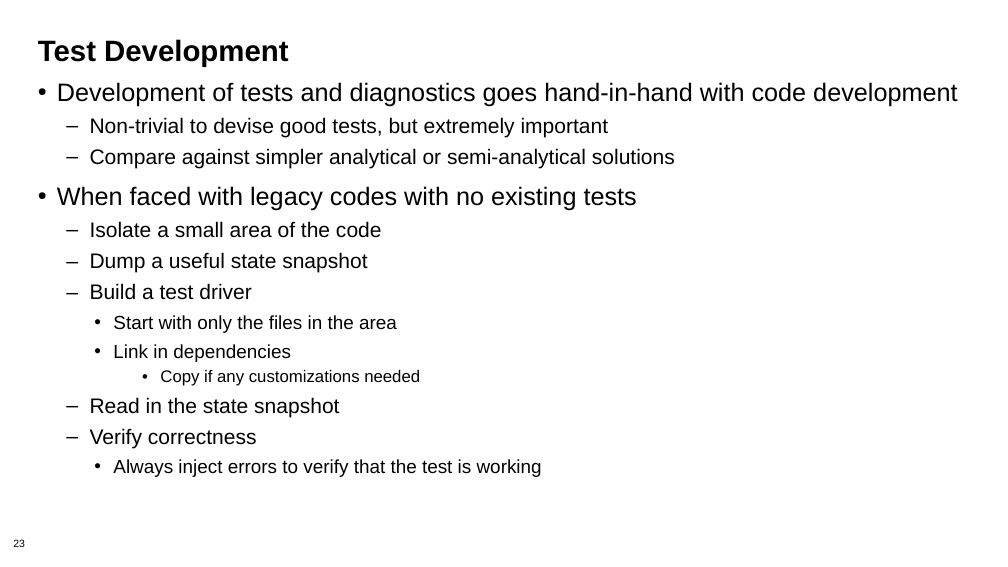
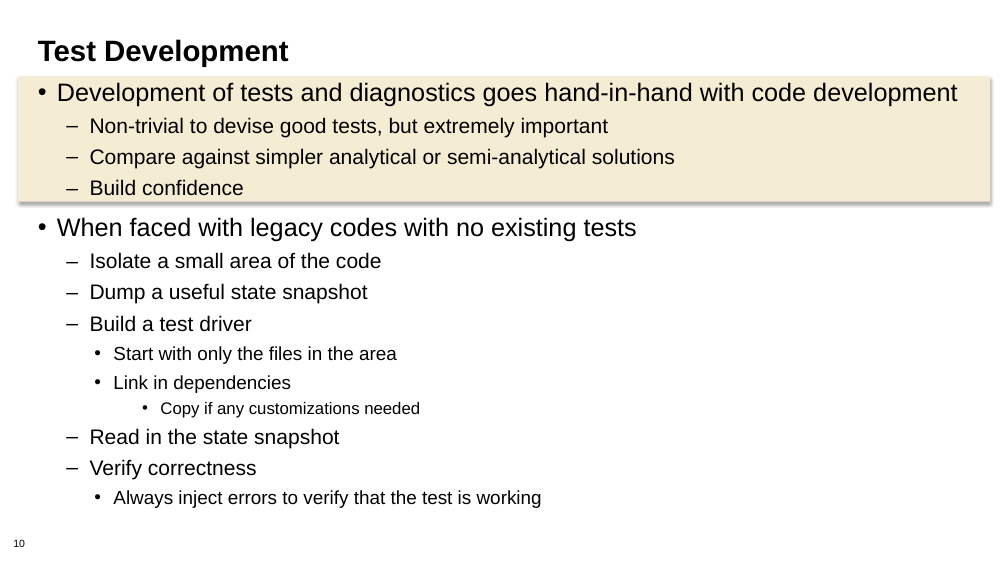
Before and after one commit to betterscientificsoftware/bssw-tutorial, a slide deck: slide 10 of presentations/04-testing1.pptx (slide 23 before the commit). Drawn at 1008x567 pixels with LibreOffice and Linux fonts; fonts in the diff are those of the drawing; background and template pictures are left out. Boxes give left, top, right and bottom in pixels: in the first picture for what was removed or moved away, otherwise in the second. Text is boxed around its words. In the diff, an @@ line names an element or a change of style, - is before the commit and + after.

```diff
--- a/presentations/04-testing1.pptx
+++ b/presentations/04-testing1.pptx
@@ rectangle added at (18, 76, 990, 202), fill #F5ECD4 @@
@@ text at (90, 179, 244, 196): paragraph added @@
+  – Build confidence
@@ page number at (13, 539, 25, 547): text changed @@
-23
+10
```
Also in this commit, not shown: 5 other slides changed, 2 slides added, 16 slides removed.
